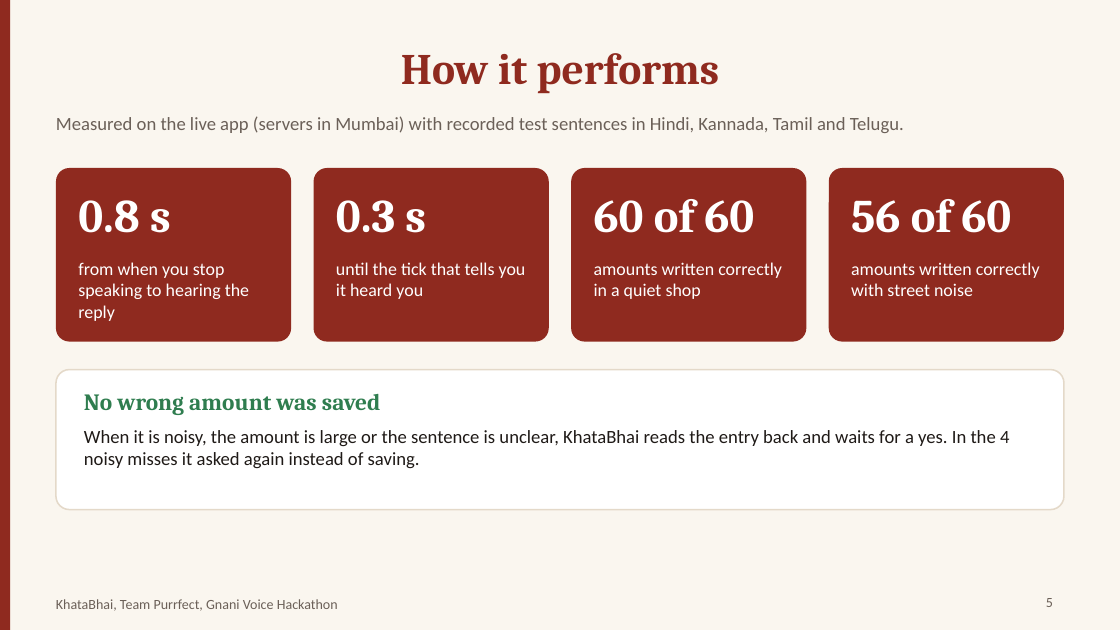
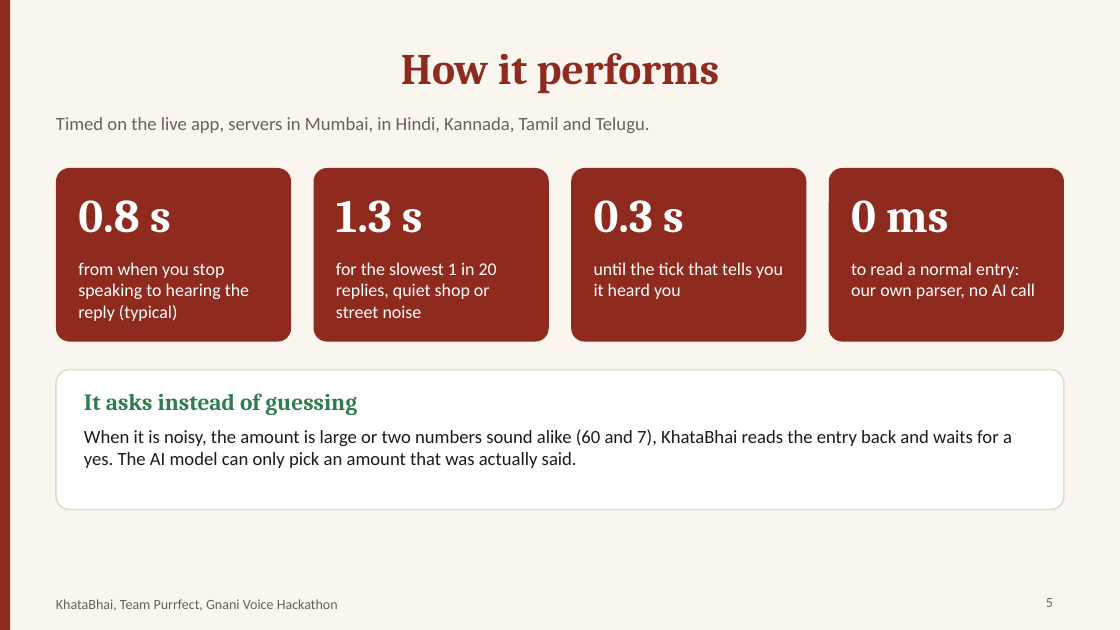
Before and after one commit to sulaiman-shariff/voice-khata, a slide deck: slide 5 of docs/KhataBhai_Deck.pptx. Drawn at 1120x630 pixels with LibreOffice and Linux fonts; fonts in the diff are those of the drawing. Boxes give left, top, right and bottom in pixels: in the first picture for what was removed or moved away, otherwise in the second. Text is boxed around its words. In the diff, an @@ line names an element or a change of style, - is before the commit and + after.

Commit message:
Deck: replace accuracy test scores with measured latency metrics

```diff
--- a/docs/KhataBhai_Deck.pptx
+++ b/docs/KhataBhai_Deck.pptx
@@ text at <box>56,117,650,133</box>: text changed @@
-Measured on the live app (servers in Mumbai) with recorded test sentences in Hindi, Kannada, Tamil and Telugu.
+Timed on the live app, servers in Mumbai, in Hindi, Kannada, Tamil and Telugu.
@@ text at <box>336,200,423,233</box>: text changed @@
-0.3 s
+1.3 s
@@ text at <box>594,200,684,233</box>: text changed @@
-60 of 60
+0.3 s
@@ text at <box>851,200,948,233</box>: text changed @@
-56 of 60
+0 ms
@@ text at <box>78,262,249,321</box>: text changed @@
-from when you stop speaking to hearing the reply
+from when you stop speaking to hearing the reply (typical)
@@ text at <box>336,262,497,318</box>: text changed @@
-until the tick that tells you it heard you
+for the slowest 1 in 20 replies, quiet shop or street noise
@@ text at <box>594,262,783,299</box>: text changed @@
-amounts written correctly in a quiet shop
+until the tick that tells you it heard you
@@ text at <box>851,262,1035,299</box>: text changed @@
-amounts written correctly with street noise
+to read a normal entry: our own parser, no AI call
@@ text at <box>84,393,1012,468</box>: text changed @@
-No wrong amount was saved
-When it is noisy, the amount is large or the sentence is unclear, KhataBhai reads the entry back and waits for a yes. In the 4 noisy misses it asked again instead of saving.
+It asks instead of guessing
+When it is noisy, the amount is large or two numbers sound alike (60 and 7), KhataBhai reads the entry back and waits for a yes. The AI model can only pick an amount that was actually said.
```
Also in this commit, not shown: 2 other files.
